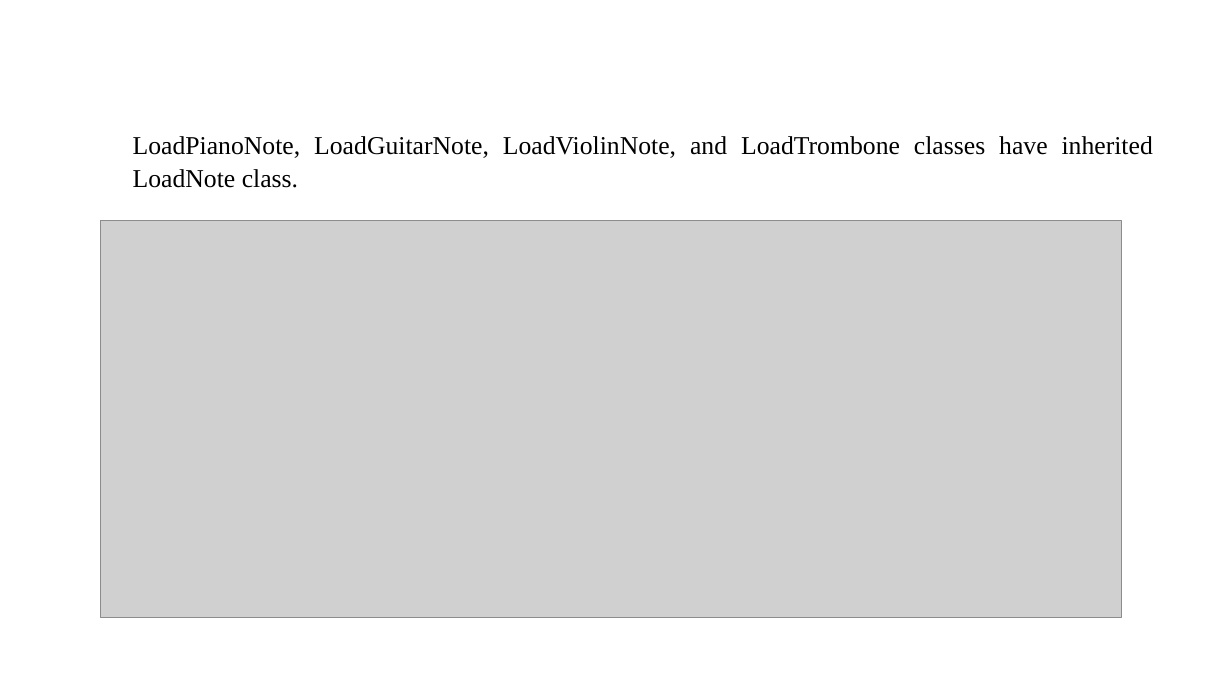
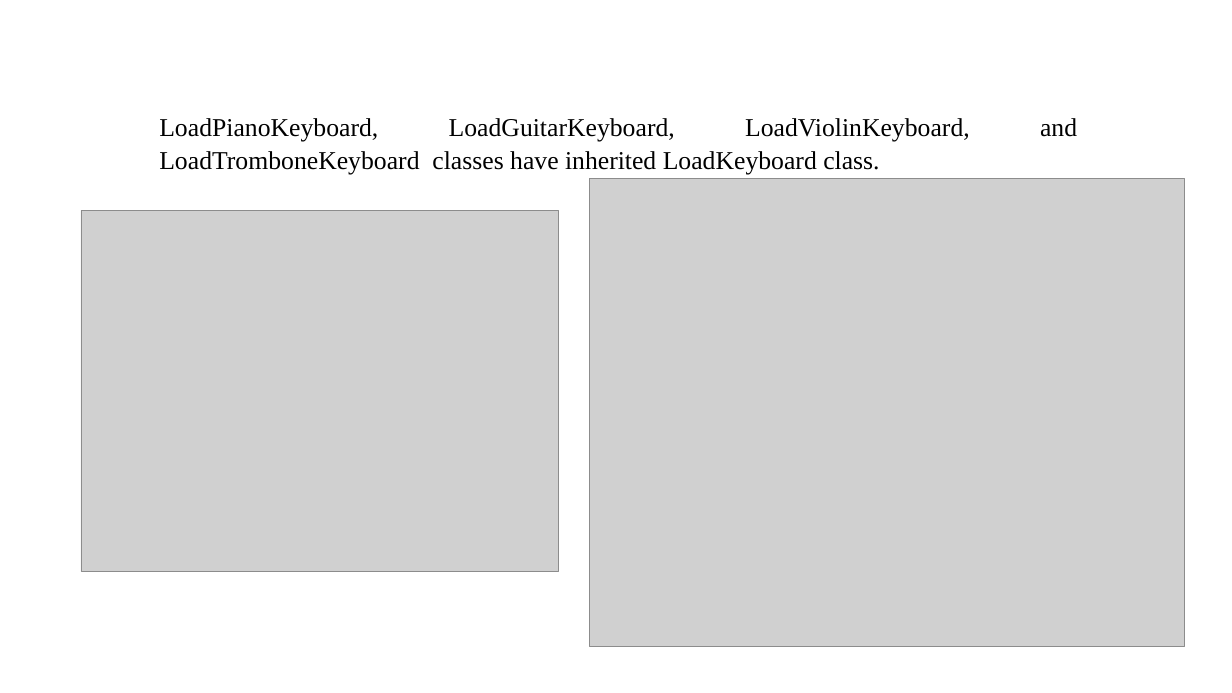
Before and after one commit to giangNT1609/SimplePianoJavaApp, a slide deck: slide 9 of presentation/OOP.pptx. Drawn at 1232x693 pixels with LibreOffice and Linux fonts; fonts in the diff are those of the drawing; grey boxes stand for pictures; background and template pictures are left out. Boxes give left, top, right and bottom in pixels: in the first picture for what was removed or moved away, otherwise in the second. Text is boxed around its words. In the diff, an @@ line names an element or a change of style, - is before the commit and + after.

```diff
--- a/presentation/OOP.pptx
+++ b/presentation/OOP.pptx
@@ text "LoadPianoKeyboard, LoadGuitarKeyboard, LoadViolinKeyboard, a ..." at [159, 118, 970, 174]: vertical alignment top to middle @@
@@ text at [159, 118, 970, 174]: text changed @@
-LoadPianoNote, LoadGuitarNote, LoadViolinNote, and LoadTrombone classes have inherited LoadNote class.
+LoadPianoKeyboard, LoadGuitarKeyboard, LoadViolinKeyboard, and LoadTromboneKeyboard classes have inherited LoadKeyboard class.
@@ picture added at [590, 178, 1186, 646] @@
@@ picture added at [81, 211, 559, 572] @@
@@ picture removed at [100, 220, 1122, 617] @@
```
Also in this commit, not shown: 5 other slides changed, 1 slide added, 1 slide removed, 22 other files.
